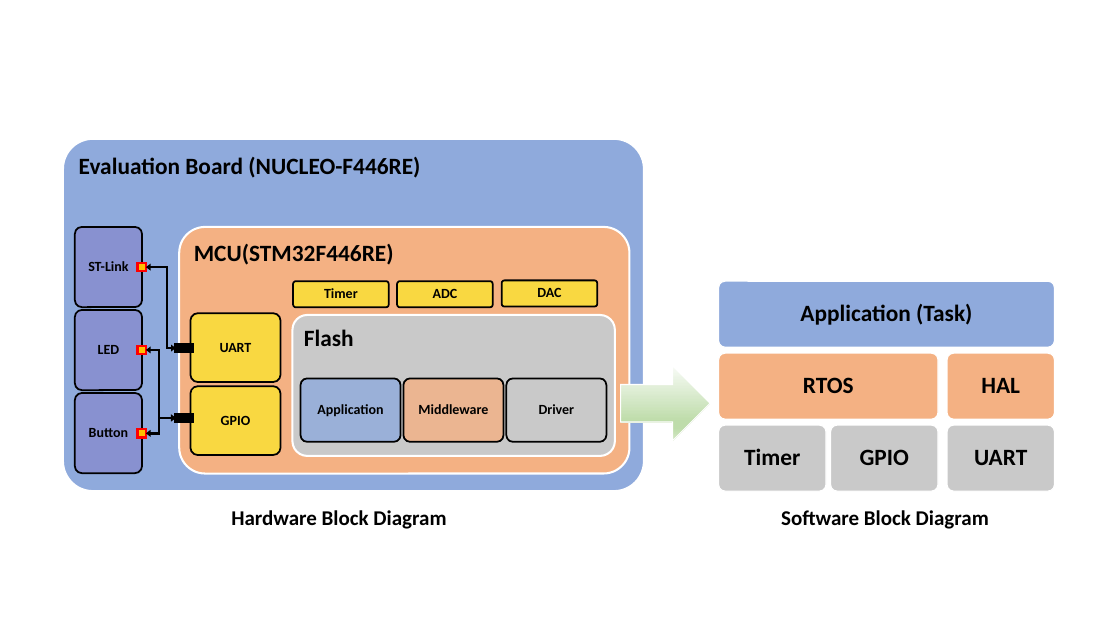
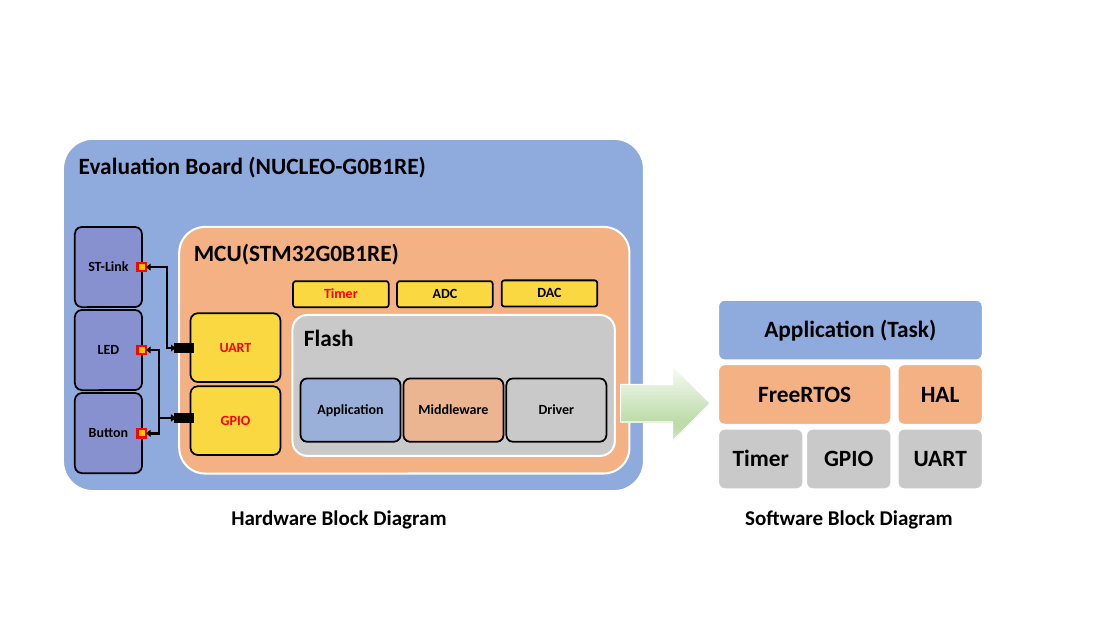
Before and after one commit to gtuja/CSC_MS, a slide deck: slide 1 of Resources/Part1/Part1_Resources.pptx. Drawn at 1120x630 pixels with LibreOffice and Linux fonts; fonts in the diff are those of the drawing. Boxes give left, top, right and bottom in pixels: in the first picture for what was removed or moved away, otherwise in the second. Text is boxed around its words. In the diff, an @@ line names an element or a change of style, - is before the commit and + after.

```diff
--- a/Resources/Part1/Part1_Resources.pptx
+++ b/Resources/Part1/Part1_Resources.pptx
@@ text at [79, 157, 425, 178]: text changed @@
-Evaluation Board (NUCLEO-F446RE)
+Evaluation Board (NUCLEO-G0B1RE)
@@ text at [194, 244, 399, 265]: text changed @@
-MCU(STM32F446RE)
+MCU(STM32G0B1RE)
@@ rounded rectangle: place and size @@
-rounded rectangle at [718, 281, 1054, 348]
+rounded rectangle at [718, 300, 982, 360]
@@ text "Application (Task)": place and size @@
-text "Application (Task)" at [800, 304, 972, 325]
+text "Application (Task)" at [764, 320, 936, 341]
@@ text colour #000000 to #FF0000 in 3 elements at [324, 288, 358, 298], [220, 343, 252, 352], [221, 416, 251, 425] @@
@@ rounded rectangle: place and size @@
-rounded rectangle at [718, 353, 938, 419]
+rounded rectangle at [718, 365, 891, 424]
@@ text added at [758, 386, 851, 402], 20 pt, text #000000, bold @@
+FreeRTOS
@@ text removed at [803, 377, 854, 393] @@
-RTOS
@@ rounded rectangle: place and size @@
-rounded rectangle at [947, 353, 1054, 419]
+rounded rectangle at [898, 365, 982, 424]
@@ text "HAL": place and size @@
-text "HAL" at [981, 378, 1020, 393]
+text "HAL" at [921, 387, 960, 402]
@@ rounded rectangle: place and size @@
-rounded rectangle at [718, 425, 826, 492]
+rounded rectangle at [718, 429, 802, 489]
@@ text "Timer": place and size @@
-text "Timer" at [744, 448, 800, 465]
+text "Timer" at [733, 449, 789, 466]
@@ rounded rectangle: place and size @@
-rounded rectangle at [831, 425, 939, 492]
+rounded rectangle at [807, 429, 891, 489]
@@ text "GPIO": place and size @@
-text "GPIO" at [860, 449, 909, 465]
+text "GPIO" at [824, 450, 873, 466]
@@ rounded rectangle: place and size @@
-rounded rectangle at [947, 425, 1054, 492]
+rounded rectangle at [898, 429, 982, 489]
@@ text "UART": place and size @@
-text "UART" at [974, 450, 1027, 465]
+text "UART" at [914, 451, 967, 466]
@@ text "Software Block Diagram": place and size @@
-text "Software Block Diagram" at [781, 510, 989, 529]
+text "Software Block Diagram" at [745, 510, 953, 529]
```
Also in this commit, not shown: 4 other files.
